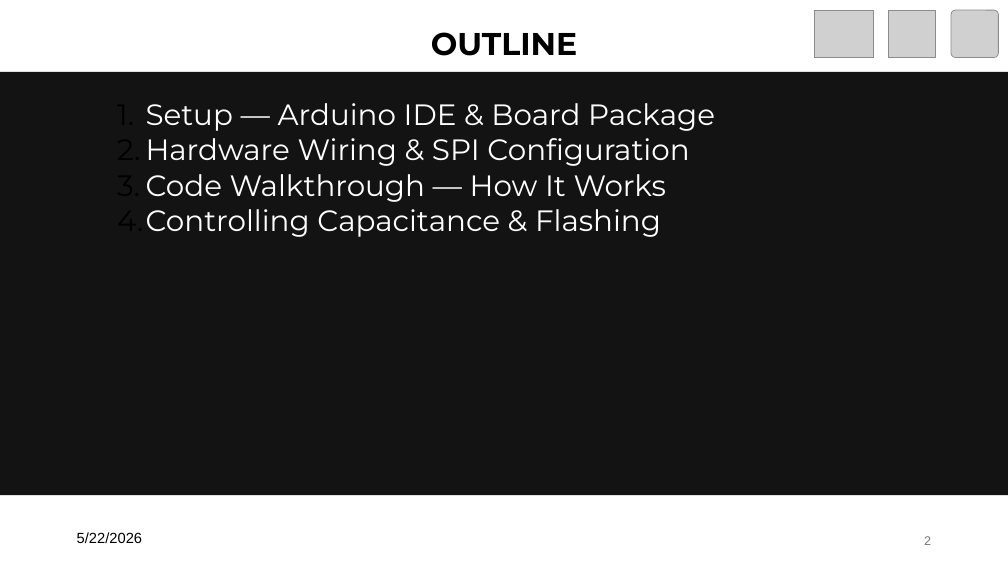
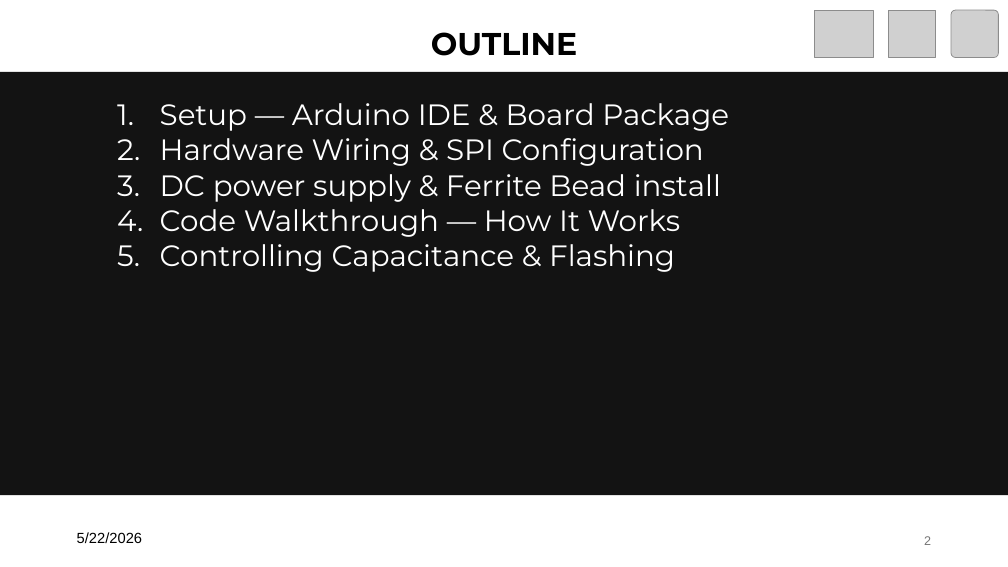
Before and after one commit to TuanPT176/OCP_Antenna_Control, a slide deck: slide 2 of ESP32C3_PE64906_TTLAB.pptx. Drawn at 1008x567 pixels with LibreOffice and Linux fonts; fonts in the diff are those of the drawing; grey boxes stand for pictures. Boxes give left, top, right and bottom in pixels: in the first picture for what was removed or moved away, otherwise in the second. Text is boxed around its words. In the diff, an @@ line names an element or a change of style, - is before the commit and + after.

```diff
--- a/ESP32C3_PE64906_TTLAB.pptx
+++ b/ESP32C3_PE64906_TTLAB.pptx
@@ text at box(160, 103, 729, 272): indent changed; bullet colour #000000 to #FFFFFF @@
@@ text at box(160, 174, 721, 202): paragraph added @@
+3. DC power supply & Ferrite Bead install
```
Also in this commit, not shown: 6 other slides changed, 2 slides added, 2 other files.
